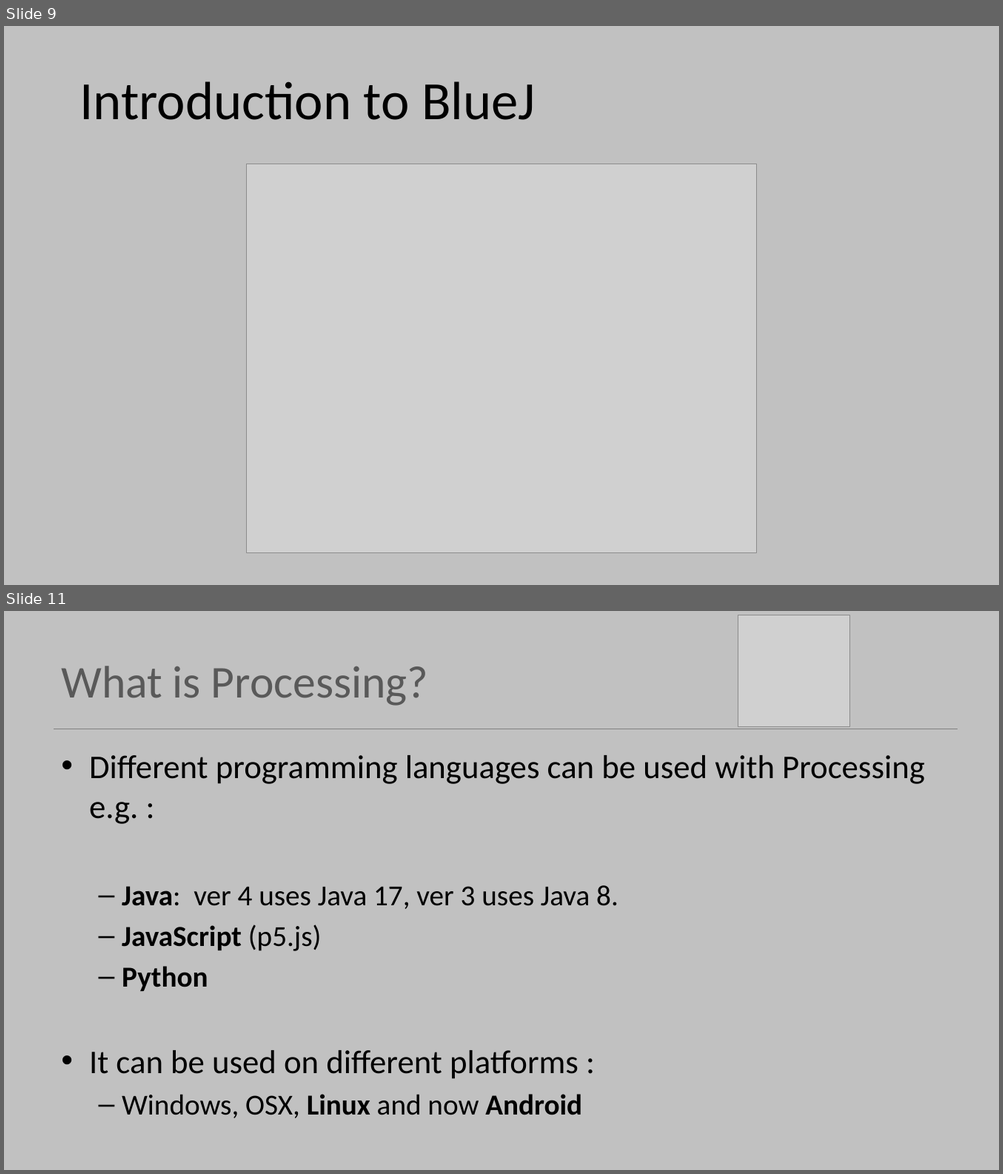
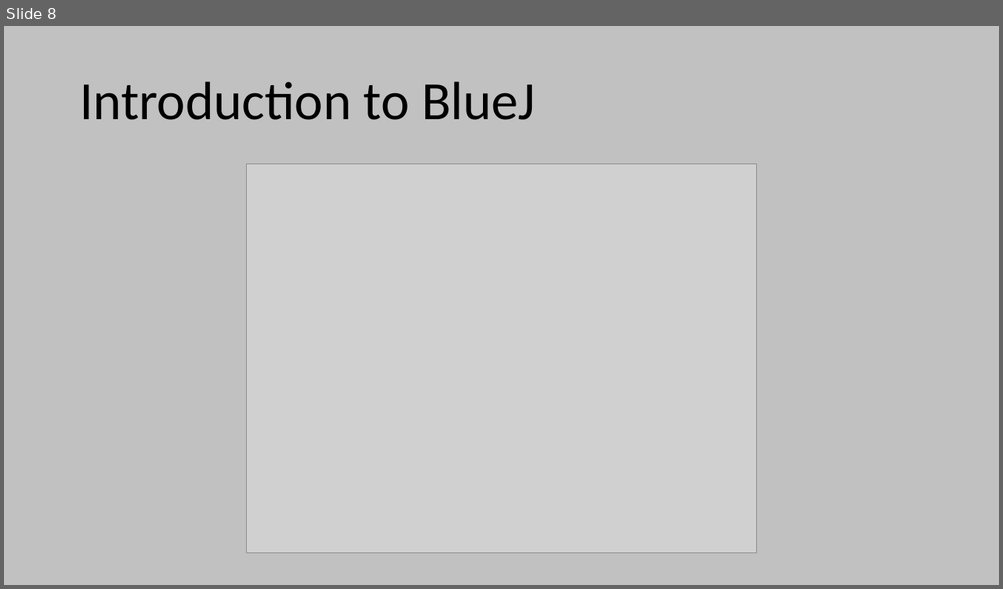
Before and after one commit to Programming-Fundamentals-SETU/prog-fund-1-sept-25, a slide deck: topic00-induction/unit-1/talk-1/a-intro-to-programming.pptx. Shown one above the other, each under a label of ours: slides 9 and 11 before the commit, slide 8 after it; the slides between them are not shown. The pictures are 1003x1174 and 1003x589 pixels, drawn with LibreOffice and Linux fonts; fonts in the diff are those of the drawing; grey boxes stand for pictures. Boxes give left, top, right and bottom in pixels: in the first picture for what was removed or moved away, otherwise in the second. Text is boxed around its words. In the diff, an @@ line names an element or a change of style, - is before the commit and + after.

```diff
--- a/topic00-induction/unit-1/talk-1/a-intro-to-programming.pptx
+++ b/topic00-induction/unit-1/talk-1/a-intro-to-programming.pptx
@@ slide 11 removed at (4,611,999,1170), background #C1C1C1 @@
@@ picture removed at (737,615,849,726) @@
@@ title removed at (61,666,428,706) @@
-What is Processing?
@@ line removed from (54, 729) to (958, 729) @@
@@ text removed at (89,755,925,1119) @@
-• Different programming languages can be used with Processing e.g. :
-  – Java: ver 4 uses Java 17, ver 3 uses Java 8.
-  – JavaScript (p5.js)
-  – Python
-• It can be used on different platforms :
-  – Windows, OSX, Linux and now Android
@@ what was slide 9 is now slide 8 @@
```
Also in this commit, not shown: 2 slides changed, 3 slides added, 4 other slides removed, 5 other files.
